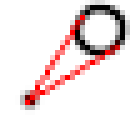
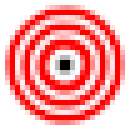
Before/after of a 130×130 layered artwork. What changed in the layer stack:
added layer "Layer #3" above "Layer #2" over 5, 0, 130, 125
